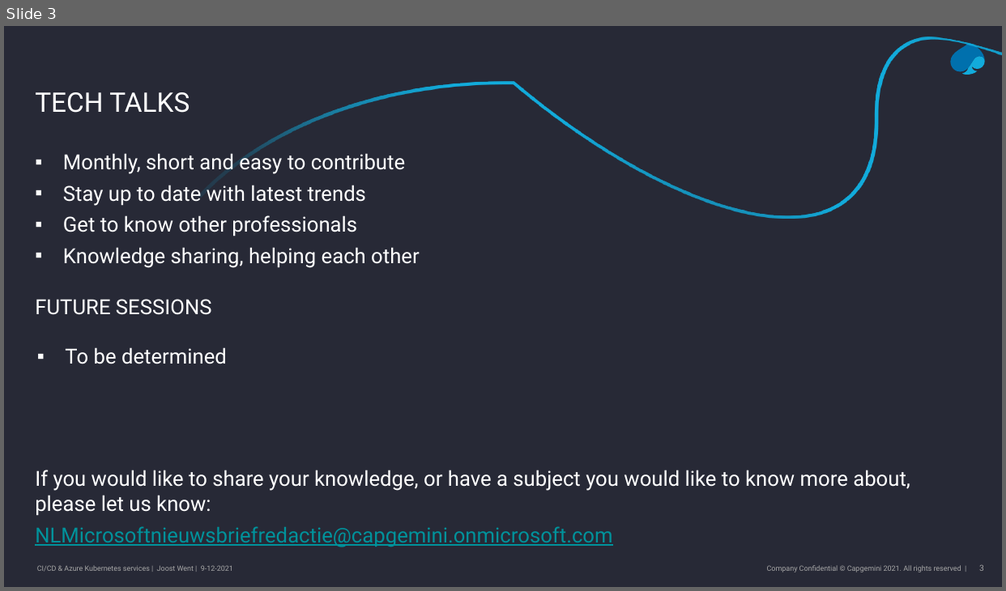
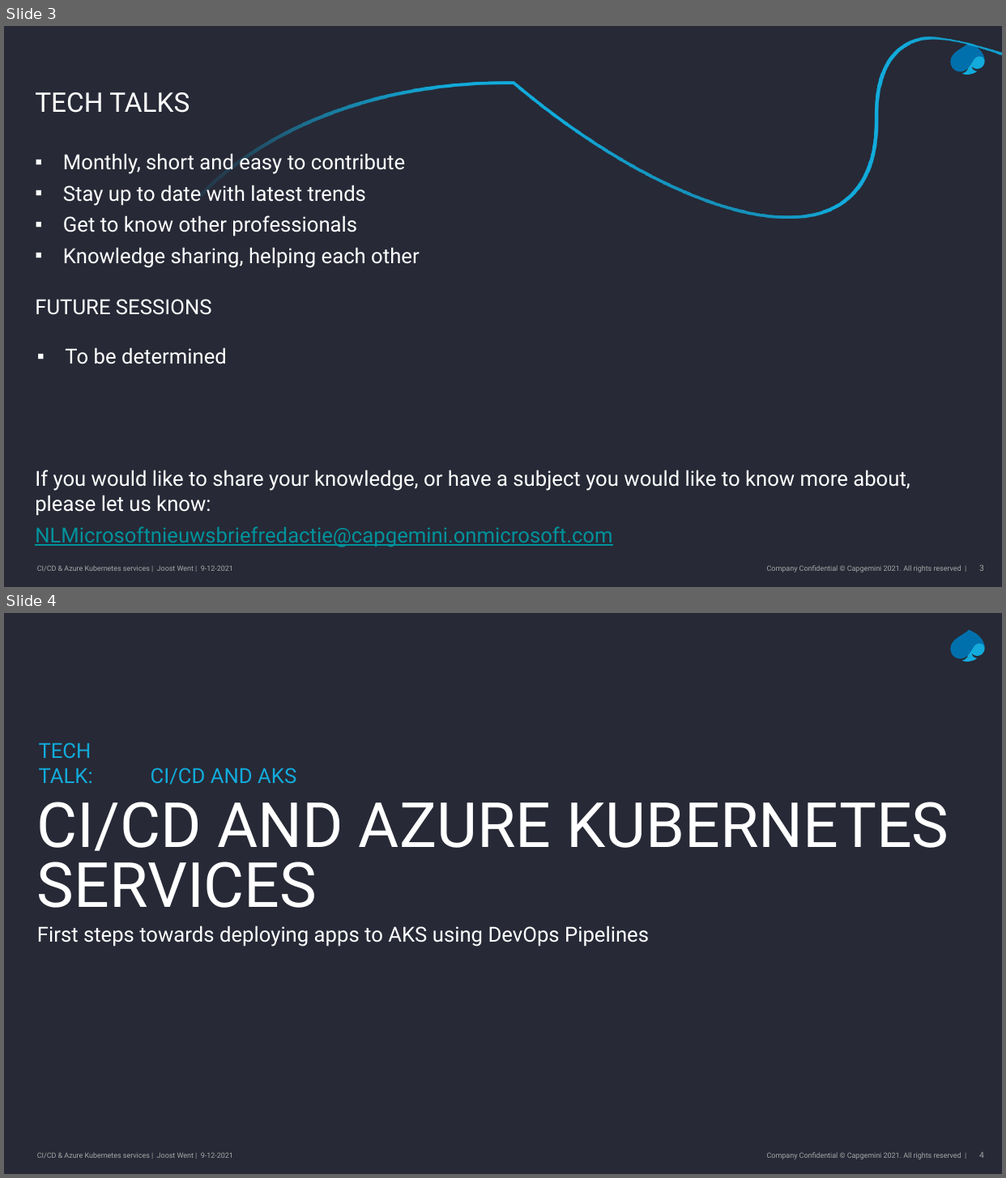
Before and after one commit to joostwent/techtalk-lunch, a slide deck: slides.pptx. Shown one above the other, each under a label of ours: slide 3 before the commit, slides 3 and 4 after it. The pictures are 1006x591 and 1006x1178 pixels, drawn with LibreOffice and Linux fonts; fonts in the diff are those of the drawing; background and template pictures are left out. Boxes give left, top, right and bottom in pixels: in the first picture for what was removed or moved away, otherwise in the second. Text is boxed around its words. In the diff, an @@ line names an element or a change of style, - is before the commit and + after.

```diff
--- a/slides.pptx
+++ b/slides.pptx
@@ slide 4 added at box(4, 613, 1002, 1174), background #272936; not listed: 5 template elements that a slide beside it also shows @@
@@ text added at box(39, 743, 93, 783), 20 pt, text #12ABDB @@
+TECH TALK:
@@ text added at box(151, 768, 296, 785), 20 pt, text #12ABDB @@
+CI/CD AND AKS
@@ title added at box(37, 802, 948, 908), 60 pt, text #FFFFFF @@
+CI/CD AND AZURE KUBERNETES SERVICES
@@ subtitle added at box(37, 926, 649, 947), 20 pt, text #FFFFFF @@
+First steps towards deploying apps to AKS using DevOps Pipelines
```
Also in this commit, not shown: 1 slide changed, 6 other slides added, 1 slide removed, 1 other file.
